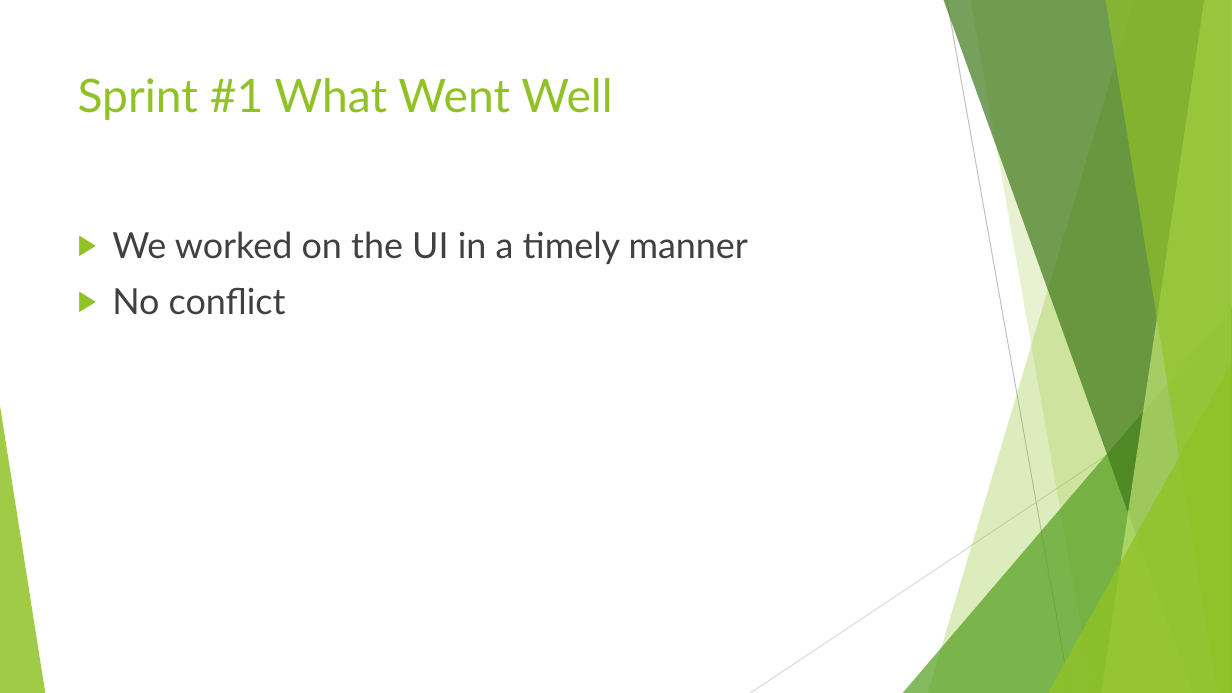
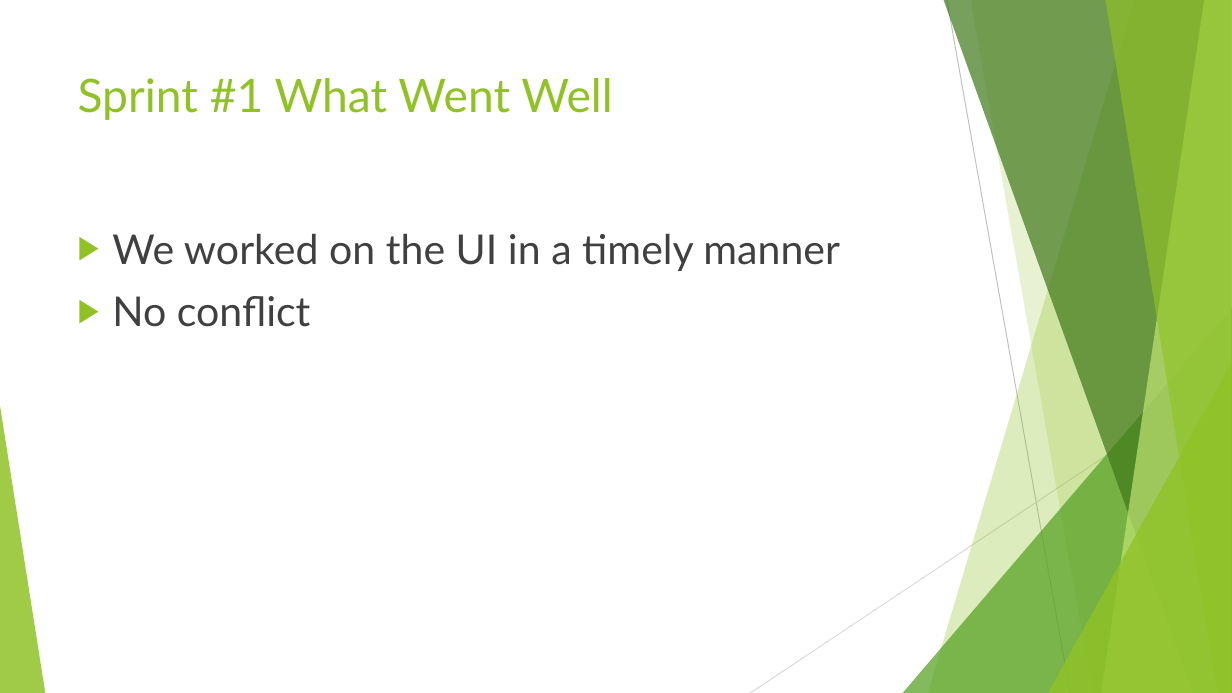
Before and after one commit to AustinBCIT/MVF, a slide deck: slide 4 of Friday May 12th Presentation.pptx. Drawn at 1232x693 pixels with LibreOffice and Linux fonts; fonts in the diff are those of the drawing. Boxes give left, top, right and bottom in pixels: in the first picture for what was removed or moved away, otherwise in the second. Text is boxed around its words. In the diff, an @@ line names an element or a change of style, - is before the commit and + after.

```diff
--- a/Friday May 12th Presentation.pptx
+++ b/Friday May 12th Presentation.pptx
@@ text "We worked on the UI ..." at (112, 233, 840, 327): size 28 to 32 pt @@
```
Also in this commit, not shown: 2 other slides changed, 2 slides added, 1 slide removed.
